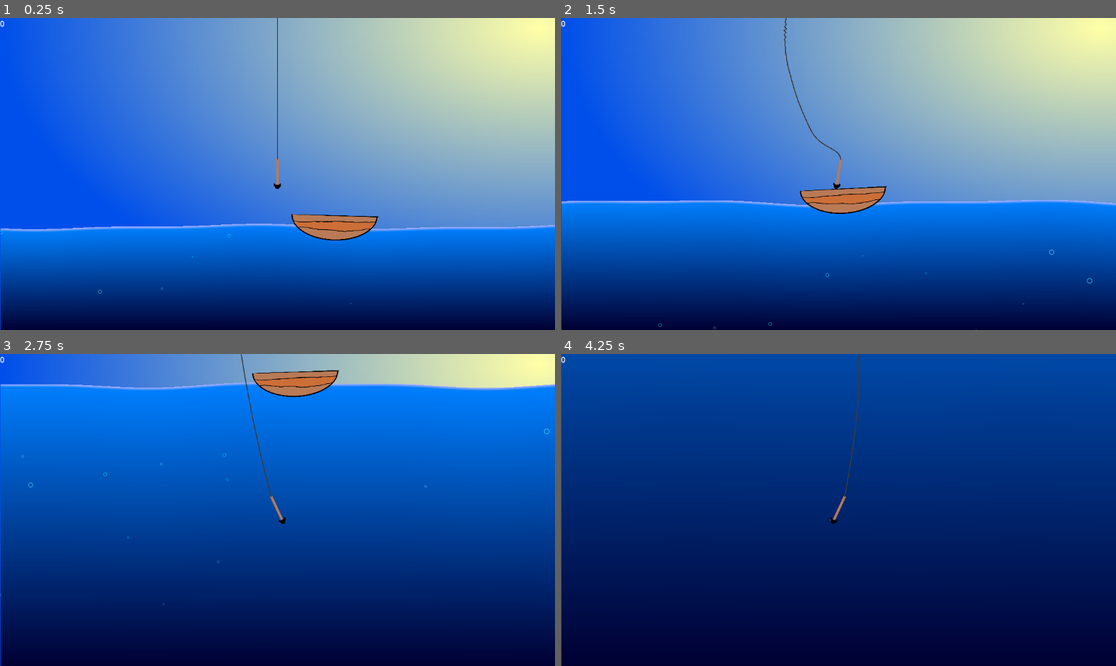
Above: before the commit, frames 1-4 (two rows, left to right).
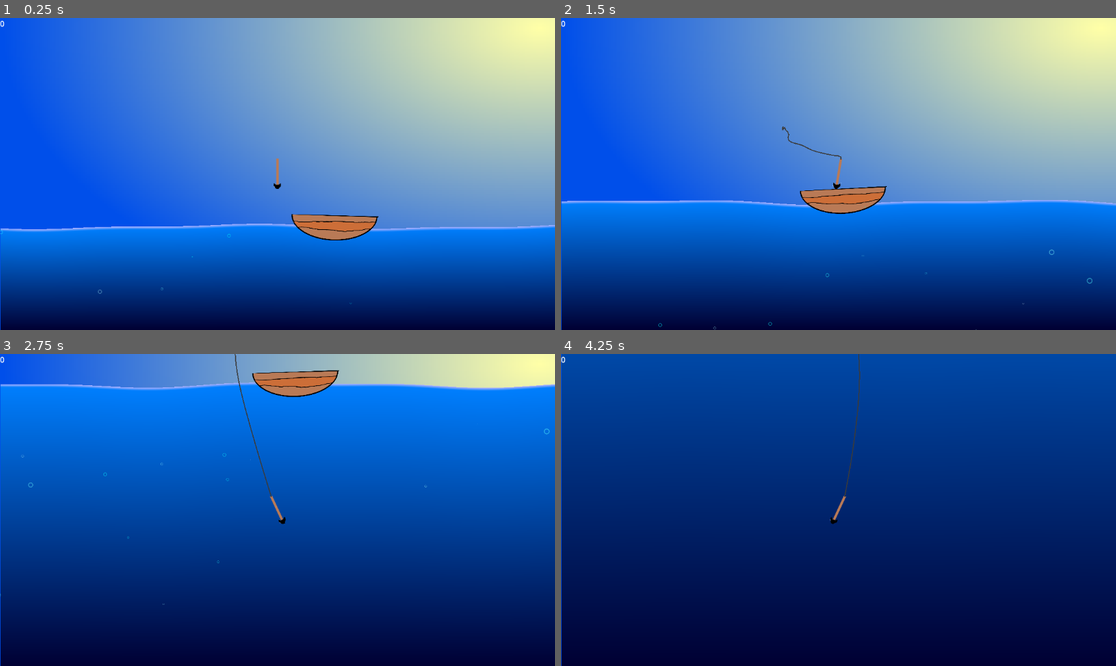
Above: after the commit, the same moments.

Repository: Duckslayer/Fishy
Game: Godot game, scene res://game.tscn
Same seed, same stepped clock (60 frames per second), same inputs: the game is played once before the commit and once after it.
Inputs:
- Up to frame 1 (0.25 s): no input
- Up to frame 2 (1.5 s): hold D (Right) 0.53-1.28 s; tap Space (Launch) at 0.6, 1.35 s; hold A (Left) from 1.28 s (still down)
- Up to frame 3 (2.75 s): release A (Left) at 2.03 s; hold D (Right) from 2.03 s (still down); tap Space (Launch) at 2.1 s
- Up to frame 4 (4.25 s): tap Space (Launch) at 2.85, 3.6 s; release D (Right) at 3.53 s; hold A (Left) from 3.53 s (still down)

The runs differ from the first frame. In frame 1, less than 0.1% of the frame differs, in the area x 49-51%, y 0-46%; in frame 2, 0.2%; in frame 3, 0.2%, in the area x 42-49%, y 0-45%; in frame 4, less than 0.1%.

Commit message:
Update rope physics

Diff:
--- a/harpoon/harpoon.gd
+++ b/harpoon/harpoon.gd
@@ -9,6 +9,7 @@
 var current_state = State.IDLE
 
 @onready var trail_particles = $TrailBubblesParticles
+@onready var rope_controller = $RopeMarker/RopeController
 @onready var start_position = global_position
 
 func _ready() -> void:
@@ -31,6 +32,7 @@
 		current_state = State.DIVING
 		trail_particles.emitting = true
 		start_position = global_position
+		rope_controller.set_rope_state(rope_controller.RopeState.SIMULATING)
 
 func handle_diving(delta):
 	turn(delta)
@@ -39,7 +41,7 @@
 
 	move_and_slide()
 
-	if global_position.y > 20000:
+	if global_position.y > 2000:
 		return_to_boat()
 
 func handle_retracting(delta):
@@ -51,6 +53,7 @@
 		trail_particles.emitting = false
 		rotation = 0 # Ensure perfectly straight
 		global_position = start_position
+		rope_controller.set_rope_state(rope_controller.RopeState.HIDDEN)
 
 func turn(delta):
 	var turn_dir = Input.get_axis("Right", "Left")
@@ -63,4 +66,5 @@
 func return_to_boat():
 	if current_state == State.DIVING:
 		current_state = State.RETRACTING
+		rope_controller.set_rope_state(rope_controller.RopeState.TAUT)
 		# You can add "Juice" here later: sound effects, camera shake, etc.
--- a/rope/rope_controller.gd
+++ b/rope/rope_controller.gd
@@ -9,7 +9,12 @@
 
 # NODES
 @export var target_node: Node2D # The node the rope hangs from (e.g. Player)
+@export var boat_anchor: Marker2D # The boat marker to draw taut rope towards
 @onready var line_2d = $Line2D
+
+# STATE
+enum RopeState { HIDDEN, SIMULATING, TAUT }
+var rope_state: RopeState = RopeState.HIDDEN
 
 # DATA
 var pos: PackedVector2Array = []
@@ -25,10 +30,39 @@
 		pos.append(start_pos + Vector2(0, -i * segment_length))
 		prev_pos.append(start_pos + Vector2(0, -i * segment_length))
 
+	# Start hidden
+	set_rope_state(RopeState.HIDDEN)
+
+func set_rope_state(new_state: RopeState) -> void:
+	rope_state = new_state
+	match rope_state:
+		RopeState.HIDDEN:
+			line_2d.visible = false
+			_reset_points_to_anchor()
+		RopeState.SIMULATING:
+			line_2d.visible = true
+			_reset_points_to_anchor()
+		RopeState.TAUT:
+			line_2d.visible = true
+
+func _reset_points_to_anchor() -> void:
+	var anchor = global_position
+	if target_node:
+		anchor = target_node.global_position
+	for i in range(segment_count):
+		pos[i] = anchor
+		prev_pos[i] = anchor
+
 func _physics_process(delta: float) -> void:
-	update_points(delta)
-	apply_constraints()
-	update_visuals()
+	match rope_state:
+		RopeState.HIDDEN:
+			return
+		RopeState.SIMULATING:
+			update_points(delta)
+			apply_constraints()
+			update_visuals()
+		RopeState.TAUT:
+			update_taut()
 
 func update_points(delta: float) -> void:
 	for i in range(segment_count):
@@ -73,7 +107,22 @@
 					pos[i] += correction
 				pos[i+1] -= correction
 
-# 3. DRAW
+# 3. TAUT MODE — straight line from harpoon to boat
+func update_taut() -> void:
+	if not target_node or not boat_anchor:
+		return
+
+	var start = target_node.global_position
+	var end = boat_anchor.global_position
+
+	for i in range(segment_count):
+		var t = float(i) / float(segment_count - 1)
+		pos[i] = start.lerp(end, t)
+		prev_pos[i] = pos[i]
+
+	update_visuals()
+
+# 4. DRAW
 func update_visuals():
 	# Line2D works in local space, but our math is global.
 	# We convert points to local space for drawing.
Not shown, added: .editorconfig
